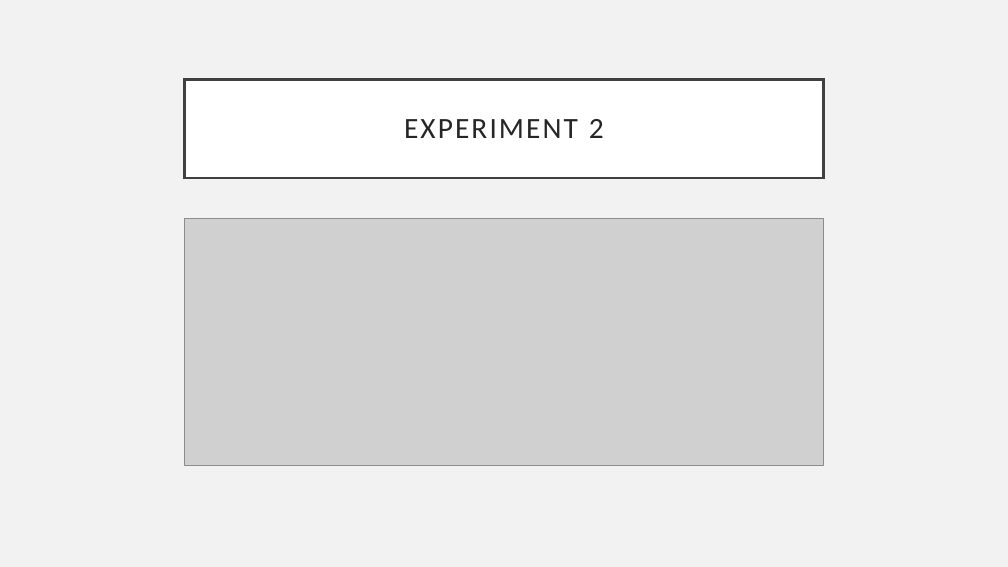
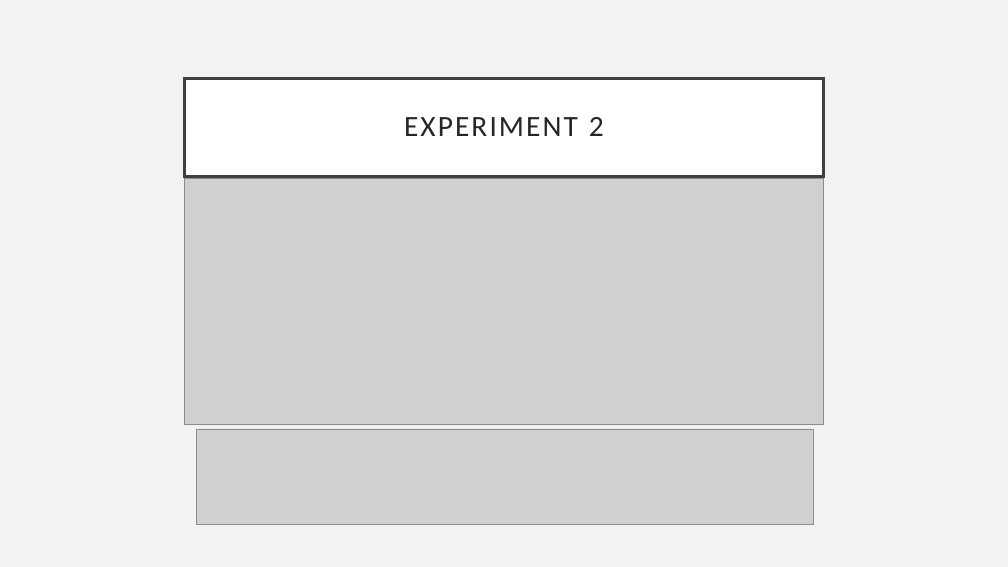
Before and after one commit to Kat-rin-sc/EDDS-Project, a slide deck: slide 4 of Report/Presentation.pptx. Drawn at 1008x567 pixels with LibreOffice and Linux fonts; fonts in the diff are those of the drawing; grey boxes stand for pictures. Boxes give left, top, right and bottom in pixels: in the first picture for what was removed or moved away, otherwise in the second. Text is boxed around its words. In the diff, an @@ line names an element or a change of style, - is before the commit and + after.

Commit message:
update Presentation

```diff
--- a/Report/Presentation.pptx
+++ b/Report/Presentation.pptx
@@ picture moved from (x1=185, y1=218, x2=823, y2=465) to (x1=185, y1=178, x2=823, y2=425) @@
@@ picture added at (x1=197, y1=429, x2=814, y2=525) @@
```
Also in this commit, not shown: 31 other files.
